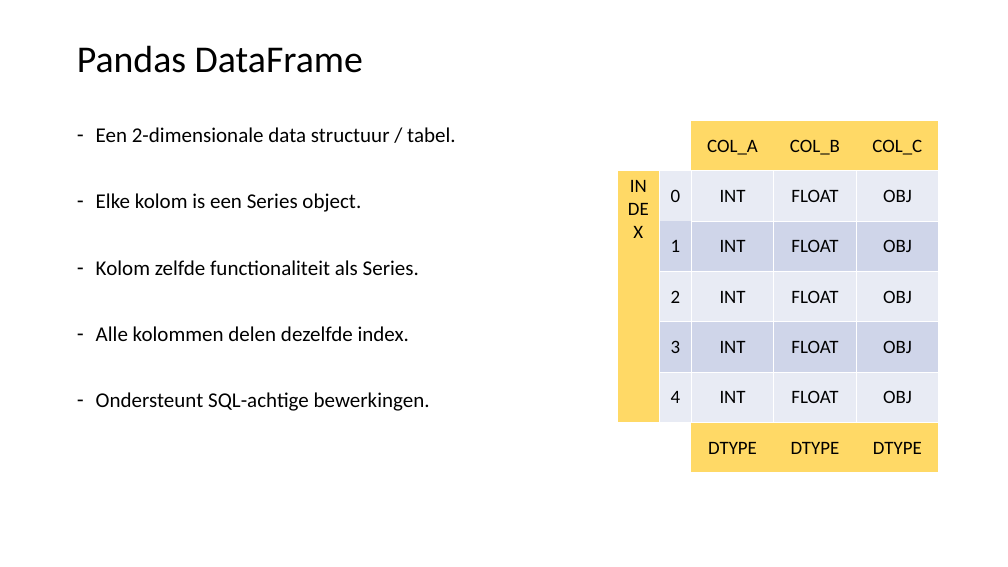
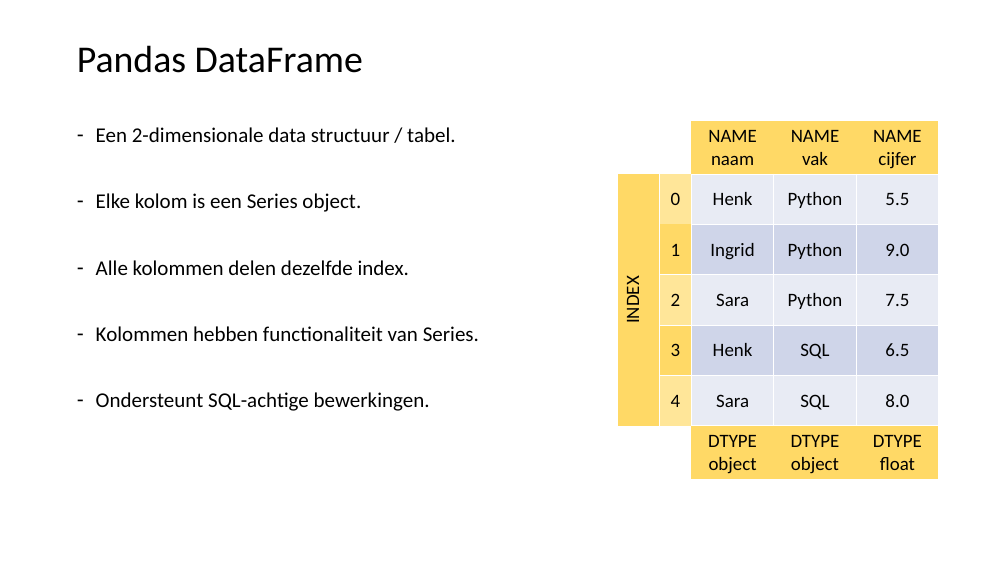
Before and after one commit to LFKoning/knowledge-sharing, a slide deck: slide 9 of python_course/3_pandas_plotting/python_cursus_3.pptx (slide 10 before the commit). Drawn at 1008x567 pixels with LibreOffice and Linux fonts; fonts in the diff are those of the drawing. Boxes give left, top, right and bottom in pixels: in the first picture for what was removed or moved away, otherwise in the second. Text is boxed around its words. In the diff, an @@ line names an element or a change of style, - is before the commit and + after.

Commit message:
Update Python course 3 slides

```diff
--- a/python_course/3_pandas_plotting/python_cursus_3.pptx
+++ b/python_course/3_pandas_plotting/python_cursus_3.pptx
@@ table at (x1=618, y1=120, x2=939, y2=478) @@
-row 1:  |  | COL_A | COL_B | COL_C
+row 1:  |  | NAME / naam | NAME / vak | NAME / cijfer
-row 2: INDEX | 0 | INT | FLOAT | OBJ
+row 2: INDEX | 0 | Henk | Python | 5.5
-row 3:  | 1 | INT | FLOAT | OBJ
+row 3:  | 1 | Ingrid | Python | 9.0
-row 4:  | 2 | INT | FLOAT | OBJ
+row 4:  | 2 | Sara | Python | 7.5
-row 5:  | 3 | INT | FLOAT | OBJ
+row 5:  | 3 | Henk | SQL | 6.5
-row 6:  | 4 | INT | FLOAT | OBJ
+row 6:  | 4 | Sara | SQL | 8.0
-row 7:  |  | DTYPE | DTYPE | DTYPE
+row 7:  |  | DTYPE / object | DTYPE / object | DTYPE / float
@@ fill #E9EBF5 to #FFE699 in 3 cells @@
@@ fill #CFD5EA to #FFD966 in 2 cells @@
@@ text at (x1=96, y1=260, x2=419, y2=275): paragraph removed @@
-– Kolom zelfde functionaliteit als Series.
@@ text at (x1=96, y1=326, x2=479, y2=341): paragraph added @@
+– Kolommen hebben functionaliteit van Series.
```
Also in this commit, not shown: 12 other slides changed, 1 slide removed.
